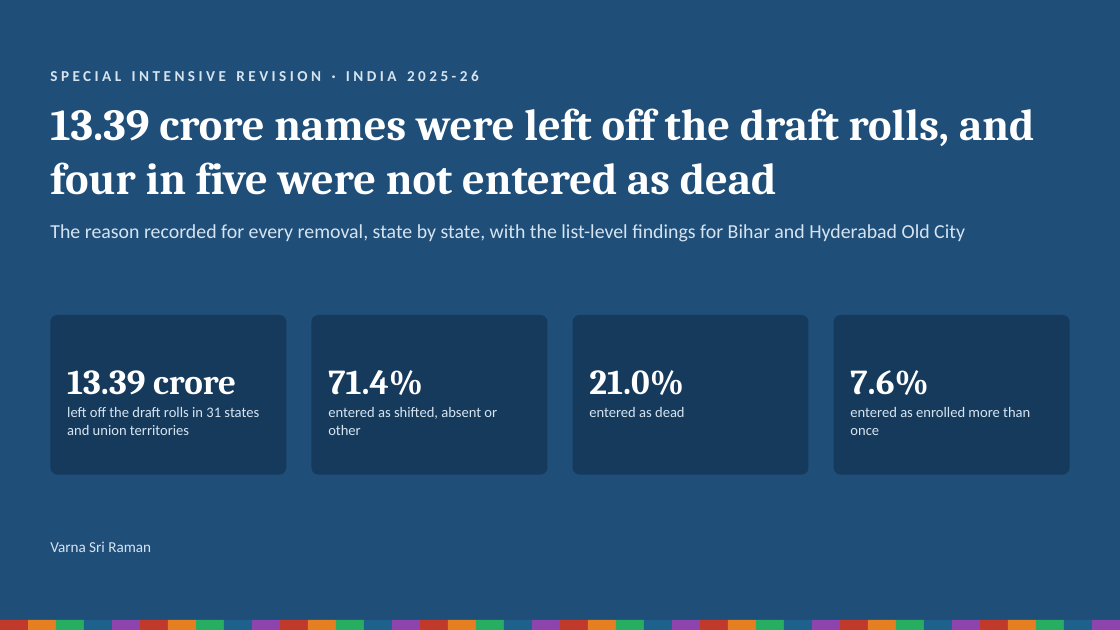
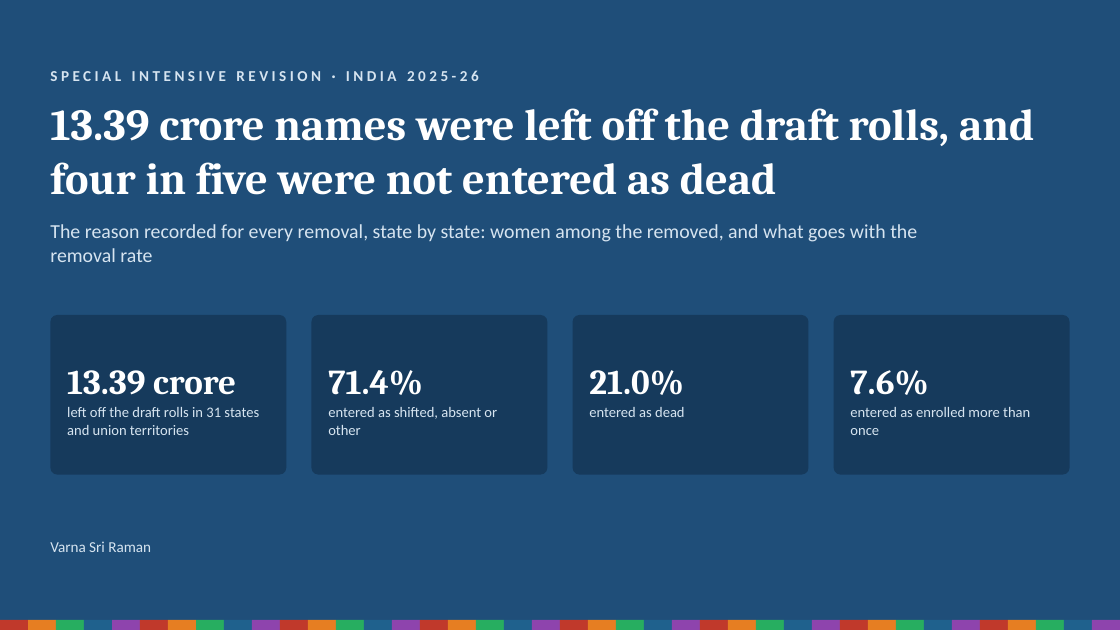
Before and after one commit to Varnasr/INDIA-DATA, a slide deck: slide 1 of reports/sir-india-deck.pptx. Drawn at 1120x630 pixels with LibreOffice and Linux fonts; fonts in the diff are those of the drawing. Boxes give left, top, right and bottom in pixels: in the first picture for what was removed or moved away, otherwise in the second. Text is boxed around its words. In the diff, an @@ line names an element or a change of style, - is before the commit and + after.

```diff
--- a/reports/sir-india-deck.pptx
+++ b/reports/sir-india-deck.pptx
@@ text at (50,224,917,262): text changed @@
-The reason recorded for every removal, state by state, with the list-level findings for Bihar and Hyderabad Old City
+The reason recorded for every removal, state by state: women among the removed, and what goes with the removal rate
```
Also in this commit, not shown: 4 other slides changed, 2 slides removed, 9 other files.
